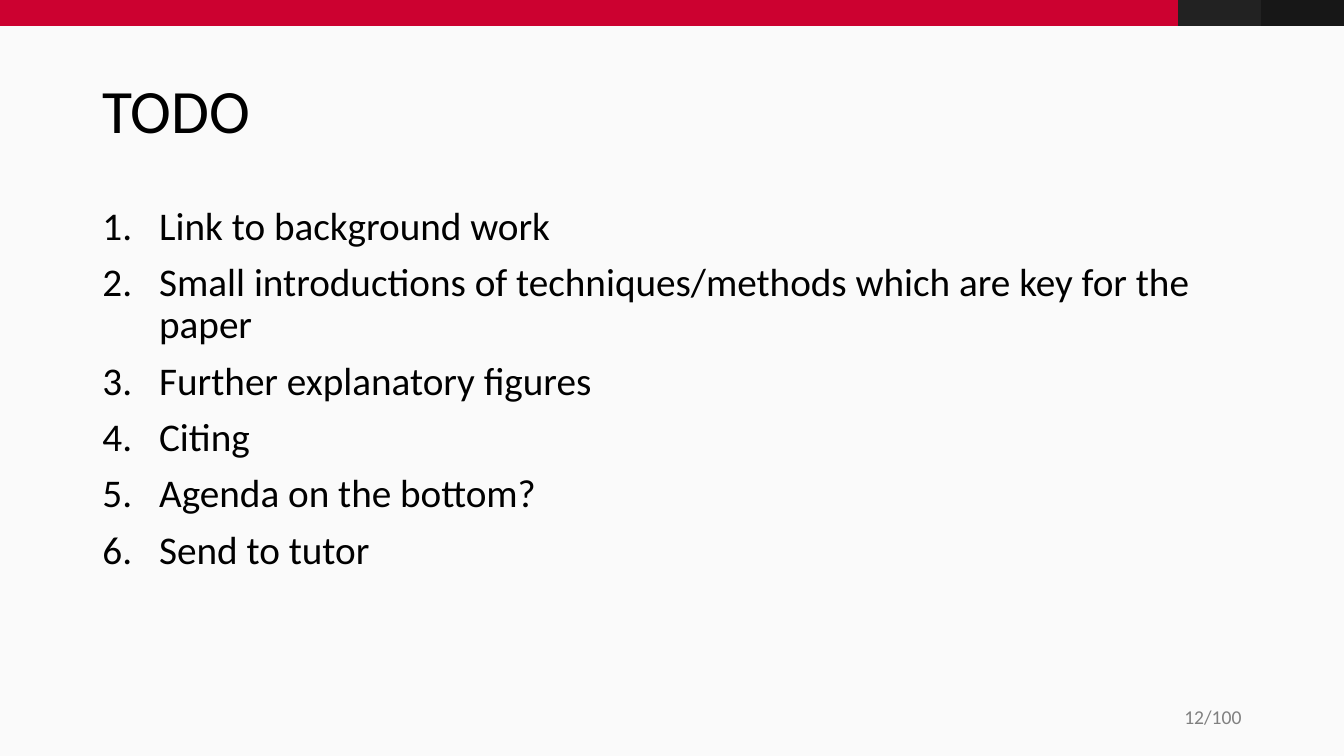
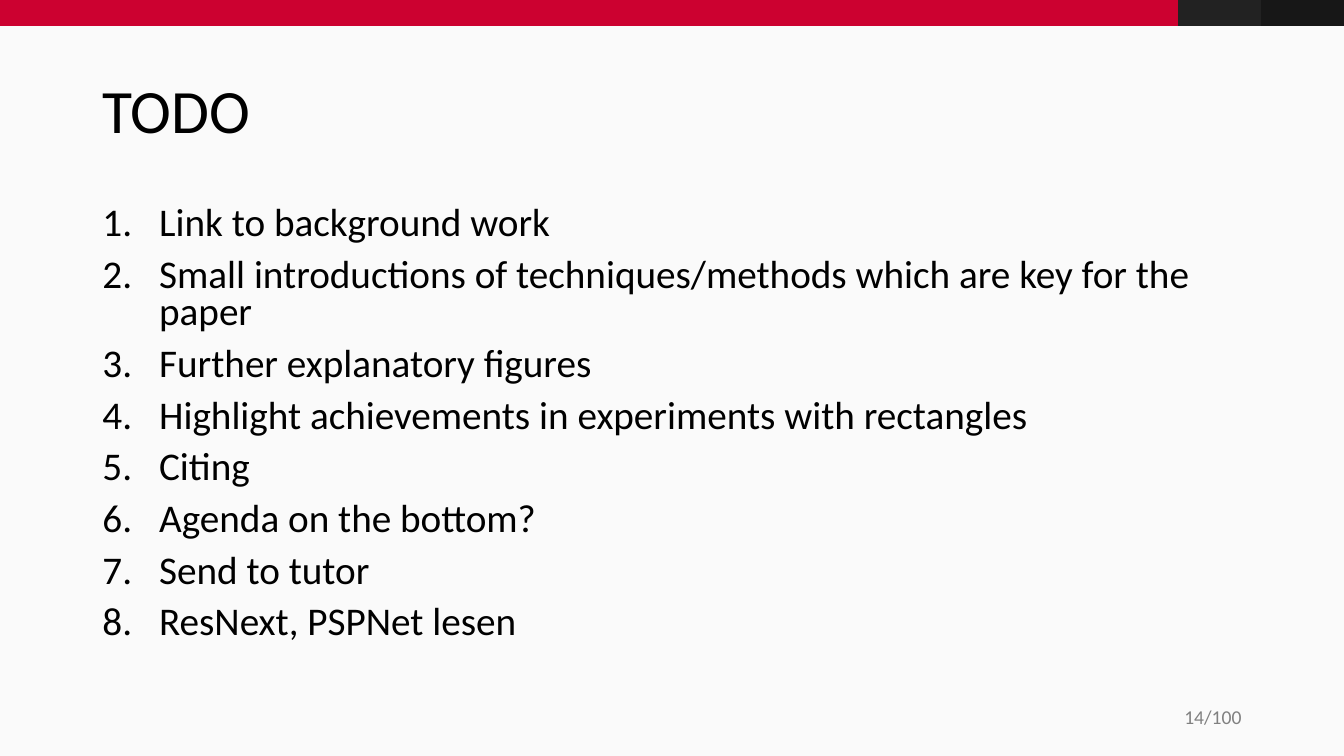
Before and after one commit to fidsusj/CVDL-Seminar, a slide deck: slide 14 of presentation/presentation.pptx (slide 12 before the commit). Drawn at 1344x756 pixels with LibreOffice and Linux fonts; fonts in the diff are those of the drawing; background and template pictures are left out. Boxes give left, top, right and bottom in pixels: in the first picture for what was removed or moved away, otherwise in the second. Text is boxed around its words. In the diff, an @@ line names an element or a change of style, - is before the commit and + after.

```diff
--- a/presentation/presentation.pptx
+++ b/presentation/presentation.pptx
@@ text at box(159, 208, 1189, 585): line spacing 0.9 to 0.8 @@
@@ text at box(159, 401, 1027, 436): paragraph added @@
+4. Highlight achievements in experiments with rectangles
@@ text at box(159, 607, 516, 640): paragraph added @@
+8. ResNext, PSPNet lesen
@@ page number at box(1184, 710, 1241, 725): text changed @@
-12/100
+14/100
```
Also in this commit, not shown: 2 slides added.
